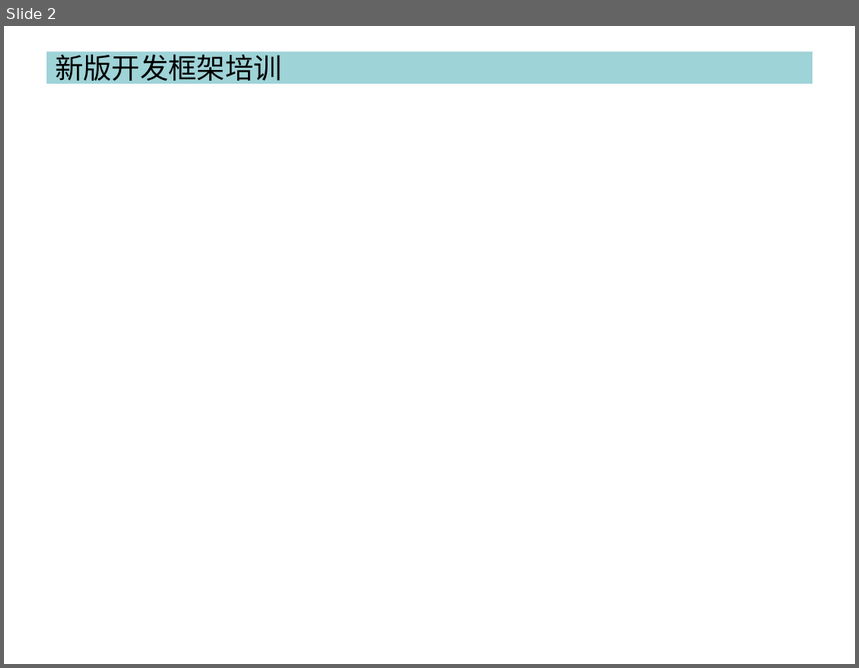
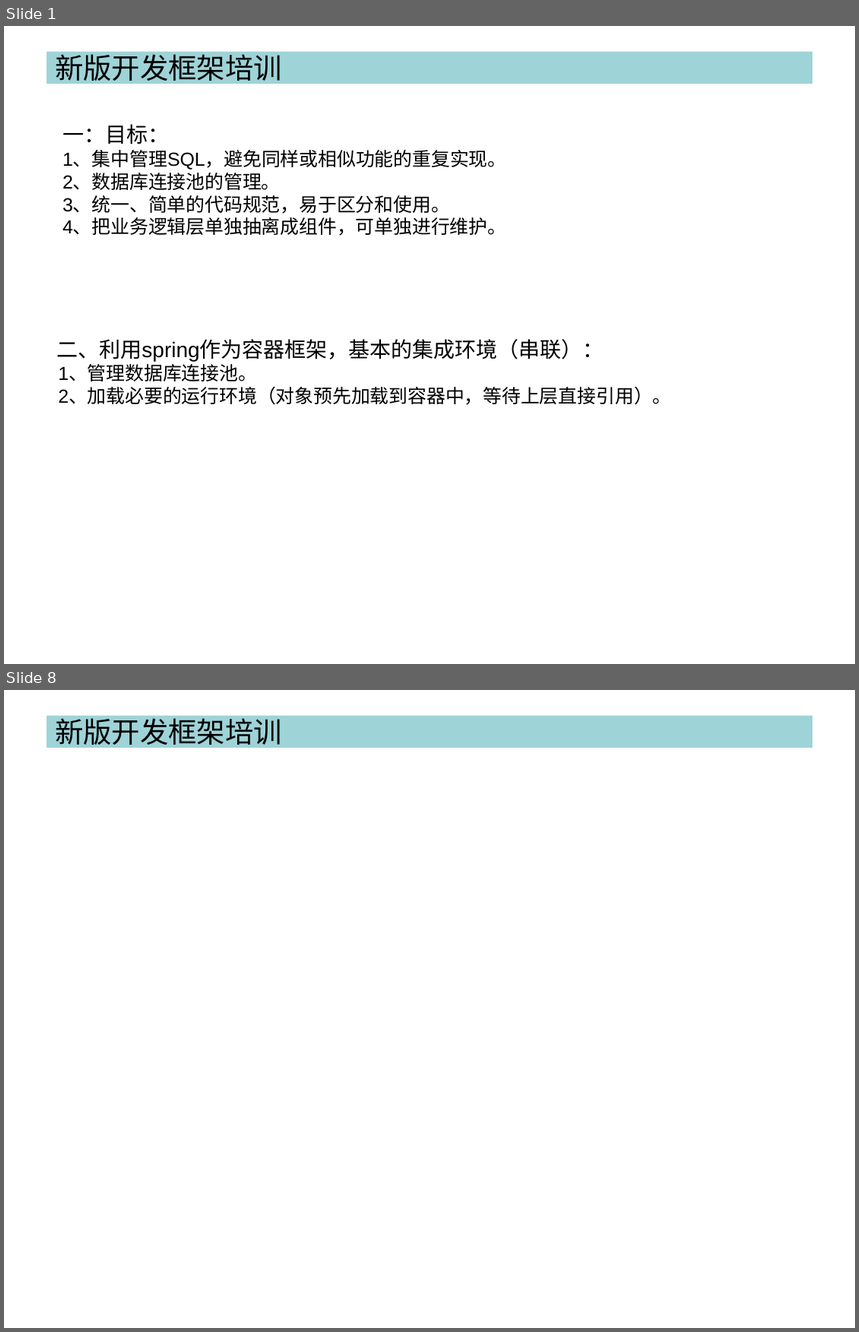
Before and after one commit to cash2one/ekproject, a slide deck: workSpace/浙江校讯通/培训资料.ppt. Shown one above the other, each under a label of ours: slide 2 before the commit, slides 1 and 8 after it; the slides between them are not shown. The pictures are 859x668 and 859x1332 pixels, drawn with LibreOffice and Linux fonts; fonts in the diff are those of the drawing. Boxes give left, top, right and bottom in pixels: in the first picture for what was removed or moved away, otherwise in the second. Text is boxed around its words. In the diff, an @@ line names an element or a change of style, - is before the commit and + after.

```diff
--- a/workSpace/浙江校讯通/培训资料.ppt
+++ b/workSpace/浙江校讯通/培训资料.ppt
@@ slide 1 added at box(4, 26, 855, 664), background #FFFFFF @@
@@ title added at box(47, 52, 813, 84), fill #9ED3D7, 24 pt, text #000000 @@
+新版开发框架培训
@@ text added at box(63, 124, 506, 236), 16 pt, text #000000 @@
+一：目标：
+1、集中管理SQL，避免同样或相似功能的重复实现。
+2、数据库连接池的管理。
+3、统一、简单的代码规范，易于区分和使用。
+4、把业务逻辑层单独抽离成组件，可单独进行维护。
@@ text added at box(56, 339, 671, 405), 16 pt, text #000000 @@
+二、利用spring作为容器框架，基本的集成环境（串联）：
+1、管理数据库连接池。
+2、加载必要的运行环境（对象预先加载到容器中，等待上层直接引用）。
@@ what was slide 2 is now slide 8 @@
```
Also in this commit, not shown: 6 slides changed, 2 other slides added.
